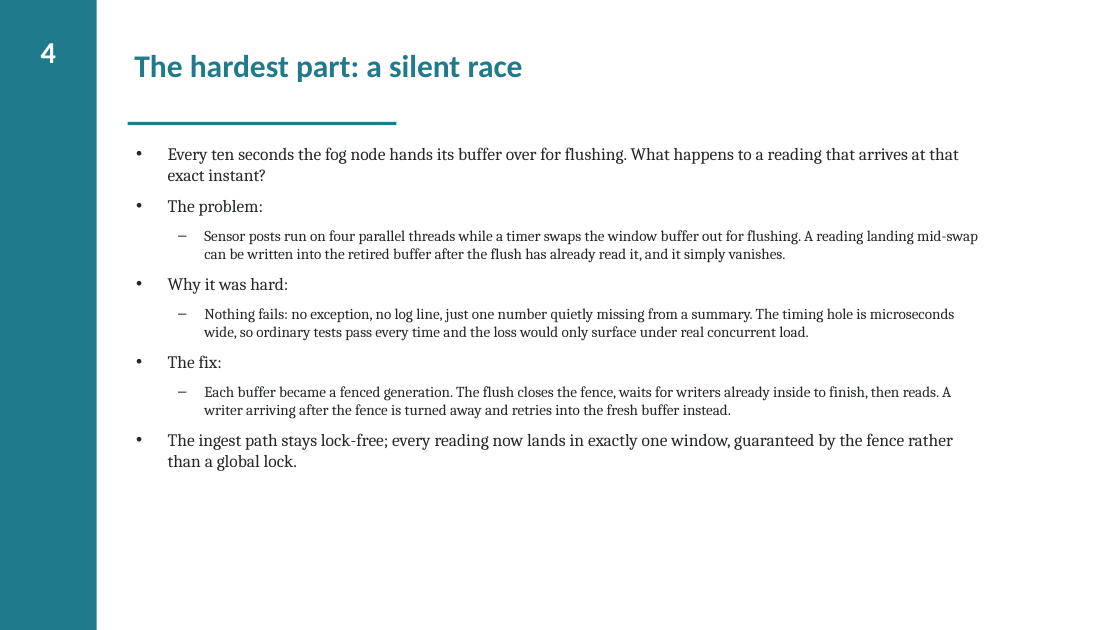
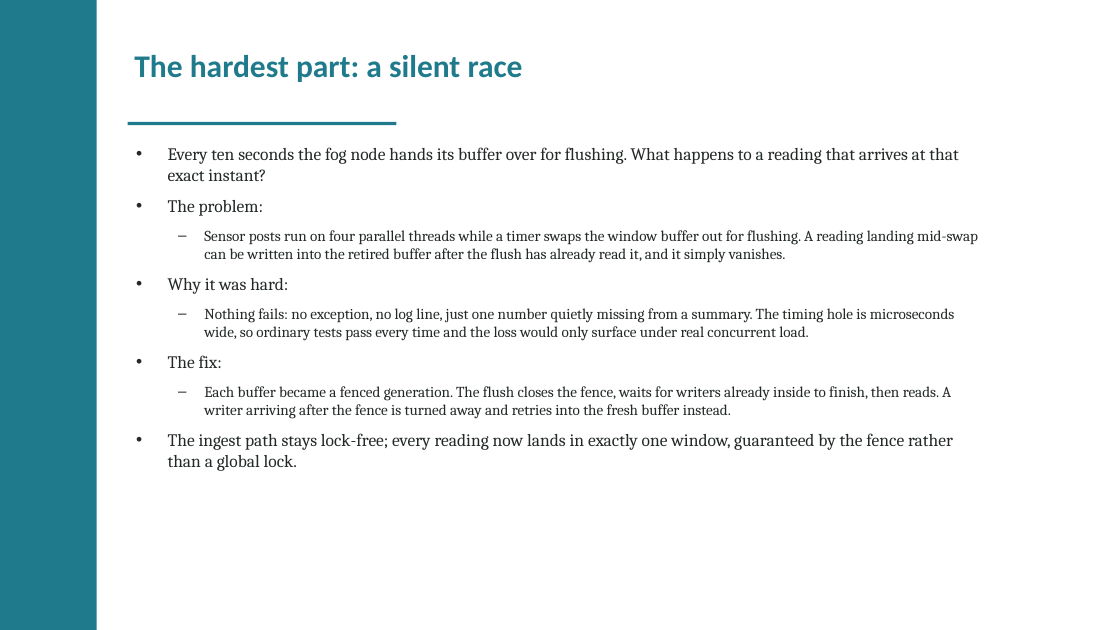
Before and after one commit to valletivarish/FEC_version_2, a slide deck: slide 5 of ppt/X25100963_smart-city-monitoring.pptx. Drawn at 1120x630 pixels with LibreOffice and Linux fonts; fonts in the diff are those of the drawing. Boxes give left, top, right and bottom in pixels: in the first picture for what was removed or moved away, otherwise in the second. Text is boxed around its words. In the diff, an @@ line names an element or a change of style, - is before the commit and + after.

```diff
--- a/ppt/X25100963_smart-city-monitoring.pptx
+++ b/ppt/X25100963_smart-city-monitoring.pptx
@@ text removed at bbox=[41, 43, 56, 63] @@
-4
```
Also in this commit, not shown: 4 other slides changed.
